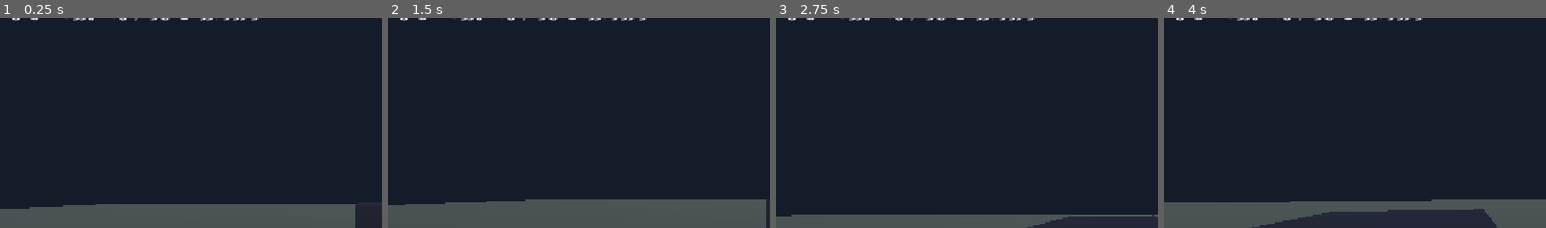
Above: before the commit, frames 1-4 (left to right).
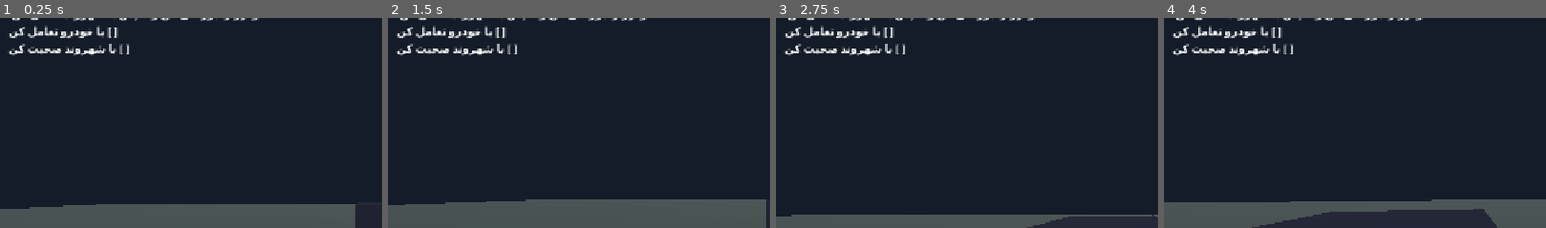
Above: after the commit, the same moments.

Repository: thedeverfankhajo-bot/PoliceSimulator3D
Game: Godot game, scene res://scenes/main/main.tscn
Same seed, same stepped clock (60 frames per second), same inputs: the game is played once before the commit and once after it.
Inputs (mouse positions are % of the whole screen's width and height, from its top left):
- Up to frame 1 (0.25 s): no input
- Up to frame 2 (1.5 s): tap Enter at 0.5 s; move the mouse to (55, 48) at 0.52 s; hold W (move_forward) from 0.53 s (still down); tap E (interact) at 0.6, 1.35 s; move the mouse to (45, 49) at 1.27 s
- Up to frame 3 (2.75 s): keep holding W (move_forward); move the mouse to (52, 47) at 2.02 s; tap E (interact) at 2.1 s
- Up to frame 4 (4 s): keep holding W (move_forward); move the mouse to (49, 50) at 2.77 s; tap E (interact) at 2.85, 3.6 s; move the mouse to (57, 50) at 3.52 s
The pictures show only the part of the screen within x 1-51%, y 8-58%; the shares and areas given below are measured in that part.

The runs differ from the first frame. In frame 1, 1.3% of the frame differs, in the area x 2-34%, y 3-19%; in frame 2, 1.3%; in frame 3, 1.3%; in frame 4, 1.3%.

Commit message:
feat: render live mission objective progress in HUD

Diff:
--- a/scripts/ui/status_hud.gd
+++ b/scripts/ui/status_hud.gd
@@ -3,8 +3,35 @@
 
 @onready var status_label: Label = $Status
 
+var _mission: Mission
+
 func set_status(message: String) -> void:
 	status_label.text = message
 
 func show_mission(mission: Mission) -> void:
-	set_status("%s\n%s" % [mission.title, mission.description])
+	if mission == null:
+		set_status("هیچ مأموریتی فعال نیست.")
+		return
+	if _mission != null and is_instance_valid(_mission):
+		if _mission.objective_completed.is_connected(_on_objective_completed):
+			_mission.objective_completed.disconnect(_on_objective_completed)
+	_mission = mission
+	_mission.objective_completed.connect(_on_objective_completed)
+	_render_mission()
+
+func _on_objective_completed(_index: int) -> void:
+	_render_mission()
+
+func _render_mission() -> void:
+	if _mission == null:
+		return
+	var lines: Array[String] = [
+		_mission.title,
+		_mission.description
+	]
+	var objectives := _mission.get_objectives()
+	for i in objectives.size():
+		var objective_title := String(objectives[i].get("title", "هدف نامشخص"))
+		var marker := "[x]" if _mission.is_objective_completed(i) else "[ ]"
+		lines.append("%s %s" % [marker, objective_title])
+	set_status("\n".join(lines))
